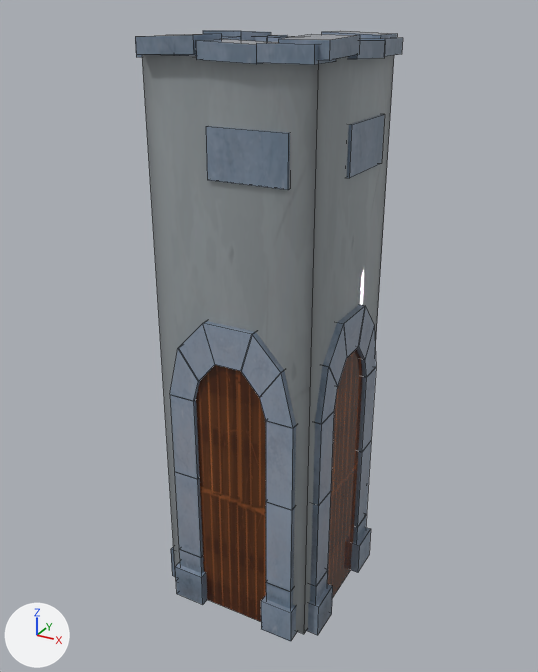
One commit to the FBX model Assets/Meshes/Furniture/Furniture_Door.fbx: the scene before it, then after it.
Camera for both pictures: a 50 mm lens placed at (20.5, -37.8, 36.7), pointed at (-0.3, 0.0, 17.9). The lights are fixed; the arrows at lower left show +X, +Y and +Z. Mesh edges are drawn as thin lines. Vertices at the same position are counted once.

In view in the first picture: 'WallWithDoor'.
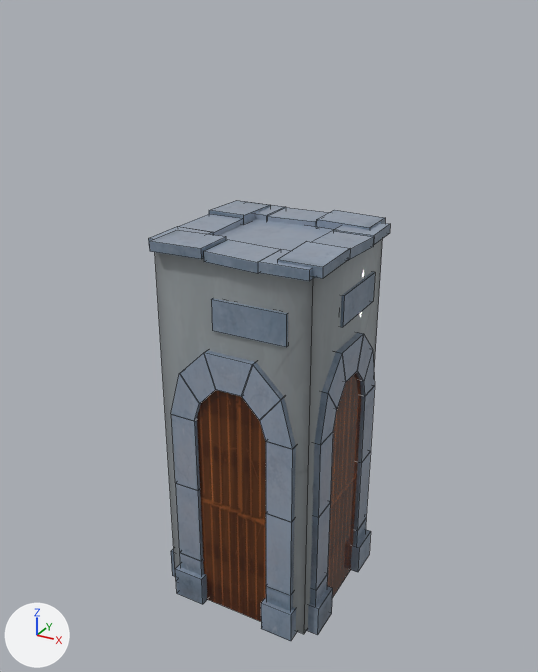
Commit message: Doors and Walls

The change in detail:
me_mesh is used by ob_wallwithdoor; location (0.0, 0.0, 0.0); rotation (1.571, 0.0, 0.0), in degrees (90, 0, 0); scale (0.254, 0.483, 0.254).
me_mesh had 576 vertices, 410 faces and spanned x -22.5..22.5, y -0.6..73.7, z -22.5..22.5.
me_mesh now has 576 vertices, 410 faces and spans x -22.5..22.5, y -0.8..73.7, z -22.5..22.5.
me_mesh part 1: the loose piece of 8 vertices spanning x 8.9..17.4, y -0.6..4.3, z 9.7..22.5 is scaled about the mesh origin by (1, 1.3, 1).
me_mesh part 2: the loose piece of 8 vertices spanning x 9.7..16.5, y 1.1..7.1, z 10.9..21.3 is scaled about the mesh origin by (1, 1.3, 1).
me_mesh part 3: the loose piece of 8 vertices spanning x 9.7..16.5, y 7.2..19.9, z 10.9..21.3 is scaled about the mesh origin by (1, 1.3, 1).
me_mesh part 4: the loose piece of 8 vertices spanning x 9.7..16.5, y 20.0..31.5, z 10.9..21.3 is scaled about the mesh origin by (1, 1.3, 1).
me_mesh part 5: the loose piece of 8 vertices spanning x 8.1..16.5, y 31.5..38.3, z 10.9..21.3 is scaled about the mesh origin by (1, 1.3, 1).
me_mesh part 6: the loose piece of 8 vertices spanning x 3.5..13.4, y 34.4..42.3, z 10.9..21.3 is scaled about the mesh origin by (1, 1.3, 1).
me_mesh part 7: the loose piece of 8 vertices spanning x -6.3..6.3, y 37.3..42.3, z 10.9..21.3 is scaled about the mesh origin by (1, 1.3, 1).
me_mesh part 8: the loose piece of 8 vertices spanning x -17.4..-8.9, y -0.6..4.3, z 9.7..22.5 is scaled about the mesh origin by (1, 1.3, 1).
me_mesh part 9: the loose piece of 8 vertices spanning x -16.5..-9.7, y 1.1..7.1, z 10.9..21.3 is scaled about the mesh origin by (1, 1.3, 1).
me_mesh part 10: the loose piece of 8 vertices spanning x -16.5..-9.7, y 7.2..19.9, z 10.9..21.3 is scaled about the mesh origin by (1, 1.3, 1).
me_mesh part 11: the loose piece of 8 vertices spanning x -16.5..-9.7, y 20.0..31.5, z 10.9..21.3 is scaled about the mesh origin by (1, 1.3, 1).
me_mesh part 12: 84 of the vertices in x -21.3..-3.5, y 19.9..42.3, z -20.3..21.3 are scaled about the mesh origin by (1, 1.3, 1).
me_mesh part 13: 68 of the vertices in x 10.5..21.3, y 19.9..42.3, z -20.3..20.3 are scaled about the mesh origin by (1, 1.3, 1).
me_mesh part 14: 44 of the vertices in x 9.7..22.5, y -0.6..7.2, z -20.3..20.3 are scaled about the mesh origin by (1, 1.3, 1).
Object 'WallWithDoor' (ob_wallwithdoor) is rescaled from (0.254, 0.483, 0.254) to (0.254, 0.338, 0.254).

Changed parts and their boxes [x1, y1, x2, y2] in the pictures (538 x 672 px; the box of a moved part takes in the faces that stretch with it):
'WallWithDoor', reshaped, rescaled (10% narrower, 28% shorter)
    before: [135, 30, 403, 642]
    after: [148, 200, 390, 641]
part 1 of me_mesh, moved or reshaped
    before: [261, 596, 297, 642]
    after: [261, 598, 297, 641]
part 2 of me_mesh, moved or reshaped
    before: [266, 583, 293, 609]
    after: [266, 586, 293, 611]
part 3 of me_mesh, moved or reshaped
    before: [266, 502, 295, 592]
    after: [266, 514, 294, 596]
part 4 of me_mesh, moved or reshaped
    before: [266, 421, 296, 510]
    after: [266, 442, 296, 522]
part 5 of me_mesh, moved or reshaped
    before: [260, 371, 296, 428]
    after: [260, 398, 296, 449]
part 6 of me_mesh, moved or reshaped
    before: [241, 332, 284, 397]
    after: [242, 363, 284, 421]
part 7 of me_mesh, moved or reshaped
    before: [203, 321, 255, 371]
    after: [204, 350, 256, 396]
part 8 of me_mesh, moved or reshaped
    before: [175, 562, 207, 605]
    after: [175, 564, 207, 604]
part 9 of me_mesh, moved or reshaped
    before: [179, 549, 204, 573]
    after: [180, 553, 204, 576]
part 10 of me_mesh, moved or reshaped
    before: [175, 472, 203, 557]
    after: [176, 483, 203, 561]
part 11 of me_mesh, moved or reshaped
    before: [170, 394, 200, 479]
    after: [171, 414, 200, 490]
part 12 of me_mesh, moved or reshaped
    before: [170, 323, 215, 401]
    after: [171, 353, 216, 421]
part 13 of me_mesh, moved or reshaped
    before: [313, 305, 376, 506]
    after: [313, 332, 375, 518]
part 14 of me_mesh, moved or reshaped
    before: [196, 349, 371, 635]
    after: [197, 373, 371, 635]
